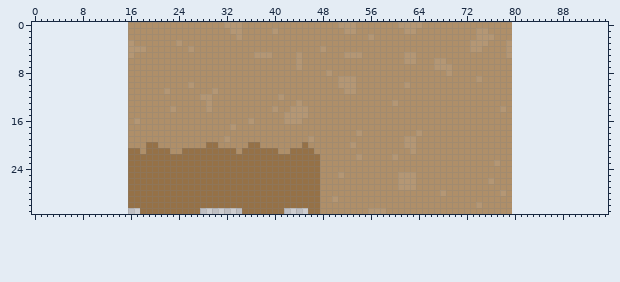
Sprite sheet: assets/img/walls.png. This is how it looked before the edit.
The file is 64x32 pixels. Colours within 5 levels of each other are drawn and written as one. The old version is drawn lined up with the new one, on the new canvas.
After:
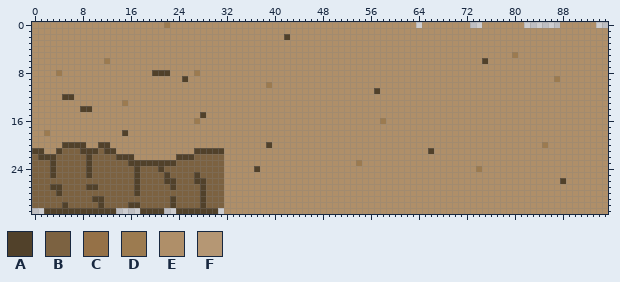
Palette (. is transparent): A #51412a  B #7c6241  C #957147  D #9c7b50  E #af8f69  F #b59774
Commit message: top wall
Change:
canvas 64x32 -> 96x32, the old top-left corner now at 16,0
Changed rows in their new state; - is an unchanged pixel.
first column x 0:
 0 EEEEEEEEEEEEEEEE------D---------EEE----------------EEE-------EEE.--------..-----EE------EEEEEE--
 1 EEEEEEEEEEEEEEEE-----------------EE-----E-----------EE--------EE----------EE----EEEEEEEEEEEEEEEE
 2 EEEEEEEEEEEEEEEE------------------E-------A-------------E-----------------EEE---EEEEEEEEEEEEEEEE
 3 EEEEEEEEEEEEEEEEE-------E------------------------------------------------EEE---EEEEEEEEEEEEEEEEE
 4 EEEEEEEEEEEEEEEEEEE-------E---------------------E------------------------EE----EEEEEEEEEEEEEEEEE
 5 EEEEEEEEEEEEEEEEE--------------------EEE----E-------EEE-------EE---------------EDEEEEEEEEEEEEEEE
 6 EEEEEEEEEEEEDEEE----------------------------E-----------------EE---EE------A----EEEEEEEEEEEEEEEE
 7 EEEEEEEEEEEEEEEE----------------------------E----------------------EEE----------EEEEEEEEEEEEEEEE
 8 EEEEDEEEEEEEEEEE----AAA----D---------------------E-------------------E----------EEEEEEEEEEEEEEEE
 9 EEEEEEEEEEEEEEEE---------A-------------------------EEE--------------------E-----EEEEEEEDEEEEEEEE
10 EEEEEEEEEEEEEEEE----------E------------D-----------EEE--------E-----------------EEEEEEEEEEEEEEEE
11 EEEEEEEEEEEEEEEE------E-------E---------------------EE---A----------------------EEEEEEEEEEEEEEEE
12 EEEEEAAEEEEEEEEE------------EE-----------E--------------------------------------EEEEEEEEEEEEEEEE
13 EEEEEEEEEEEEEEED-------------E--------------E---------------E-------------------EEEEEEEEEEEEEEEE
14 EEEEEEEEAAEEEEEE-------E-----E----------E--EEE--------------------------------E-EEEEEEEEEEEEEEEE
15 EEEEEEEEEEEEEEEE------------A-------------EEEE----------------------------------EEEEEEEEEEEEEEEE
16 EEEEEEEEEEEEEEEE-E---------D--------E-----EEE-------------D---------------------EEEEEEEEEEEEEEEE
17 EEEEEEEEEEEEEEEE-----------------E----------------------------------------------EEEEEEEEEEEEEEEE
18 EEDEEEEEEEEEEEEA--------------------------------------E---------E---------------EEEEEEEEEEEEEEEE
19 EEEEEEEEEEEEEEEE----------------E-------------E---------------EE----------------EEEEEEEEEEEEEEEE
20 EEEEEAAAAEEAAEEE---EE--------EE-----EE-A-----E-------E--------EE----------------EEEEEDEEEEEEEEEE
21 AAEEABBBAAABAAEEEE-EEEE--EEAAAAAEE-EEEEEE--EEEE----------------E--A-------------EEEEEEEEEEEEEEEE
22 BAAABBBBBABBBBAAAEEEEEEEAAABBBBBEEEEEEEEEEEEEEEE------E-----E-------------------EEEEEEEEEEEEEEEE
23 BBBABBBBBABBBBBBAAAAAAAABBBBBBBBEEEEEEEEEEEEEEEE------D----------------------E--EEEEEEEEEEEEEEEE
24 BBBABBBBBABBBBBBBABBBABBBBBBBBBBEEEEEAEEEEEEEEEE--------------------------D-----EEEEEEEEEEEEEEEE
25 BBBABBBBBABBBBBBBABBBBABBBBABBBBEEEEEEEEEEEEEEEE---E---------EEE----------------EEEEEEEEEEEEEEEE
26 BBBBBBBBBBBBBBBBBABBBBAABBBAABBBEEEEEEEEEEEEEEEE-------------EEE------------E---EEEEEEEEAEEEEEEE
27 BBBAABBBBAABBBBBBABBBBBABBBBABBBEEEEEEEEEEEEEEEE-------------EEE----------------EEEEEEEEEEEEEEEE
28 BBBBABBBBBBBBBBBBABBBBBBBBBBABBBEEEEEEEEEEEEEEEE--------------------E---------E-EEEEEEEEEEEEEEEE
29 BBBBBBBBBBAABBBBBBBBBBBABBBBABBBEEEEEEEEEEEEEEEE--E-----------------------------EEEEEEEEEEEEEEEE
30 BBBBBABBBBBABBBBAABBBBBABBBBABBBEEEEEEEEEEEEEEEE--------------------------E-----EEEEEEEEEEEEEEEE
31 --AAAAAAAAAAAA----AAAA..AAAAAAA-EEEEEEEEEEEEEEEE--------EEE---------------------EEEEEEEEEEEEEEEE
